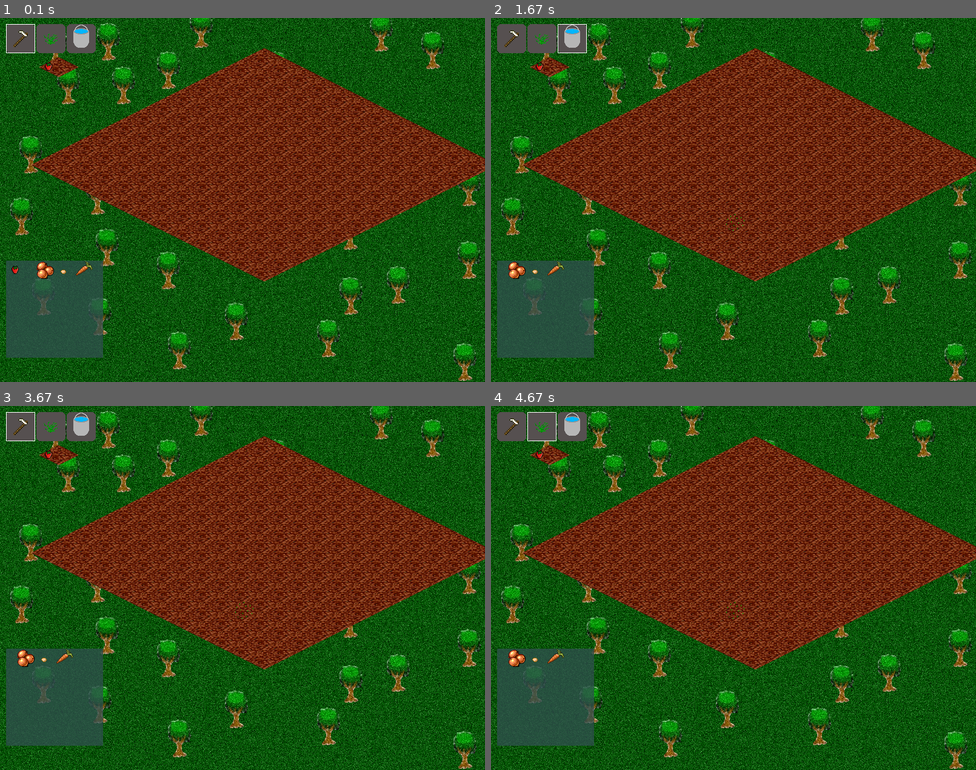
Above: before the commit, frames 1-4 (two rows, left to right).
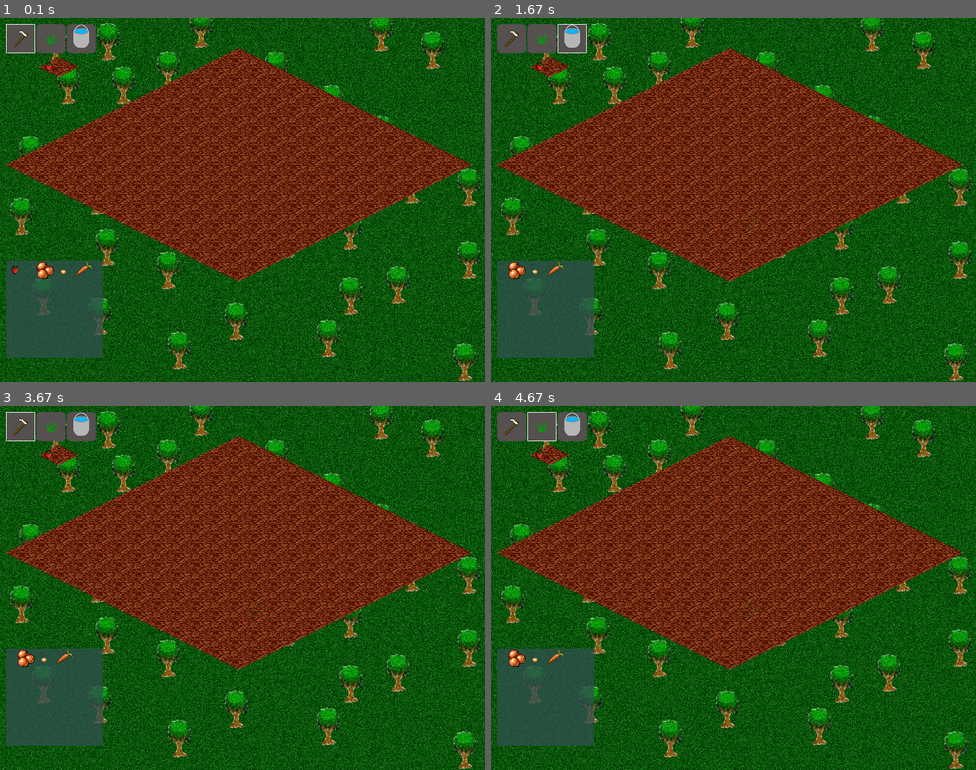
Above: after the commit, the same moments.

Repository: orneo1212/PythonFarmGame
Game: pygame game, started from pyFarmGame.py
The game is run twice, just before and just after one commit, with the same random seed, the same clock (stepped at 60 frames per second) and the same inputs. The source is Python 2; it was converted automatically to run under Python 3.
Inputs (mouse positions are in pixels of both pictures, inside the frame that each line leads up to):
- Up to frame 1 (0.1 s): no input
- Up to frame 2 (1.67 s): click (539, 39) at 0.38 s; click (733, 221) at 0.72 s; click (583, 287) at 1.05 s; tap 3 at 1.33 s
- Up to frame 3 (3.67 s): tap 1 at 2.17 s; tap 3 at 2.5 s; click (19, 427) at 3.38 s
- Up to frame 4 (4.67 s): tap 3 at 3.73 s; tap 2 at 4.5 s

The runs differ from the first frame. In frame 1, 24% of the frame differs, in the area x 1-100%, y 8-73%; in frame 2, 24%; in frame 3, 24%; in frame 4, 24%.

Commit message:
field moved

Diff:
--- a/pyFarmGame.py
+++ b/pyFarmGame.py
@@ -139,7 +139,7 @@
             for x in range(12):
                 farmtile=self.farm.get_farmtile(x,y)
 
-                posx=(x-y)*32+self.farmoffset[0]+3*64
+                posx=(x-y)*32+self.farmoffset[0]+150
                 posy=(x+y)*16+self.farmoffset[1]
 
                 #draw ground
@@ -299,7 +299,7 @@
         """Get FarmTile position under mouse"""
 
         mx,my=pygame.mouse.get_pos()
-        mx-=3*64+32+self.farmoffset[0]
+        mx-=150+32+self.farmoffset[0]
         my-=self.farmoffset[1]
         xx,yy=self.screen2iso(mx,my)
 
